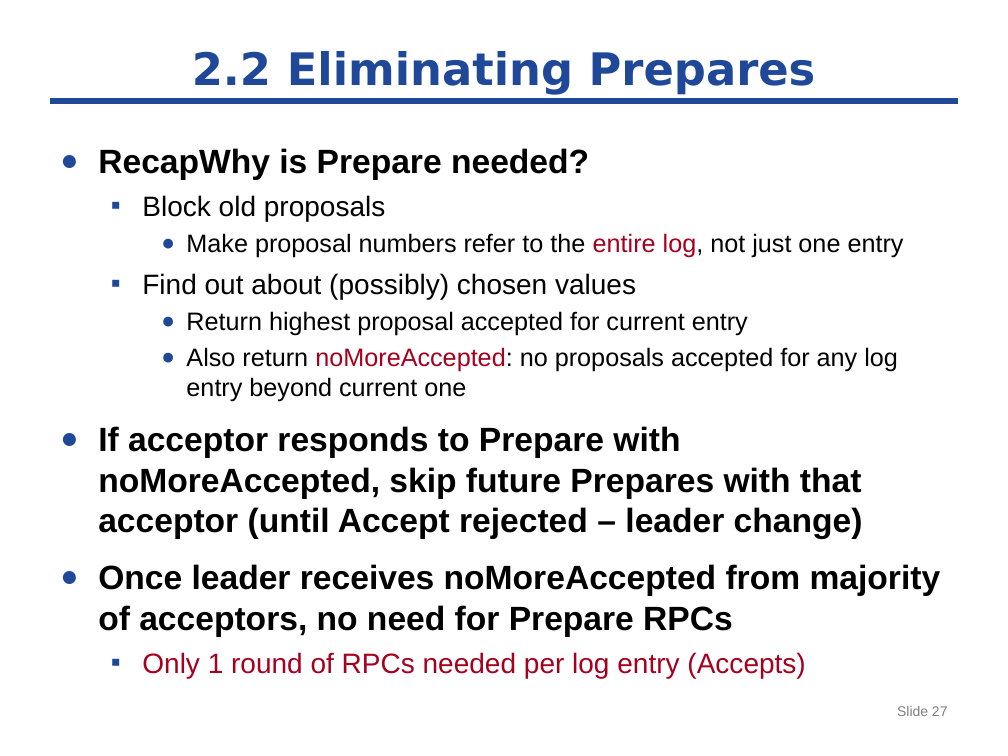
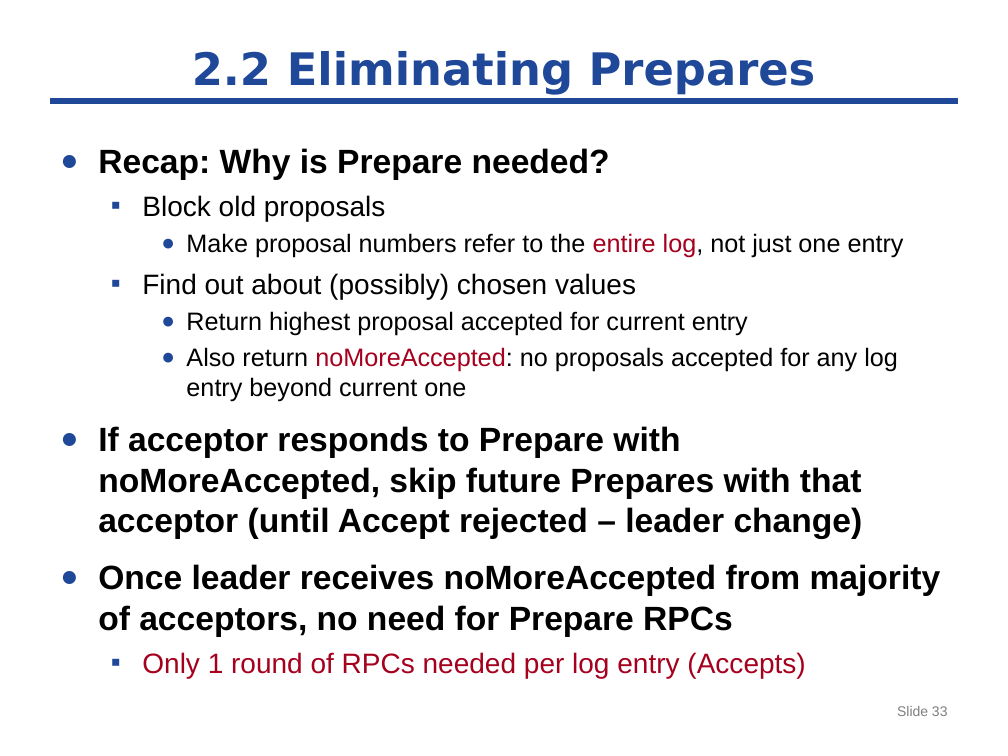
Before and after one commit to byshen/cse291_dependable_system, a slide deck: slide 33 of paxos/paxos-291.pptx (slide 27 before the commit). Drawn at 1008x756 pixels with LibreOffice and Linux fonts; fonts in the diff are those of the drawing. Boxes give left, top, right and bottom in pixels: in the first picture for what was removed or moved away, otherwise in the second. Text is boxed around its words. In the diff, an @@ line names an element or a change of style, - is before the commit and + after.

```diff
--- a/paxos/paxos-291.pptx
+++ b/paxos/paxos-291.pptx
@@ text at bbox=[98, 148, 610, 180]: text changed @@
-● RecapWhy is Prepare needed?
+● Recap: Why is Prepare needed?
@@ page number at bbox=[897, 706, 948, 716]: text changed @@
-Slide 27
+Slide 33
```
Also in this commit, not shown: 2 other slides changed, 7 slides added, 3 other files.
